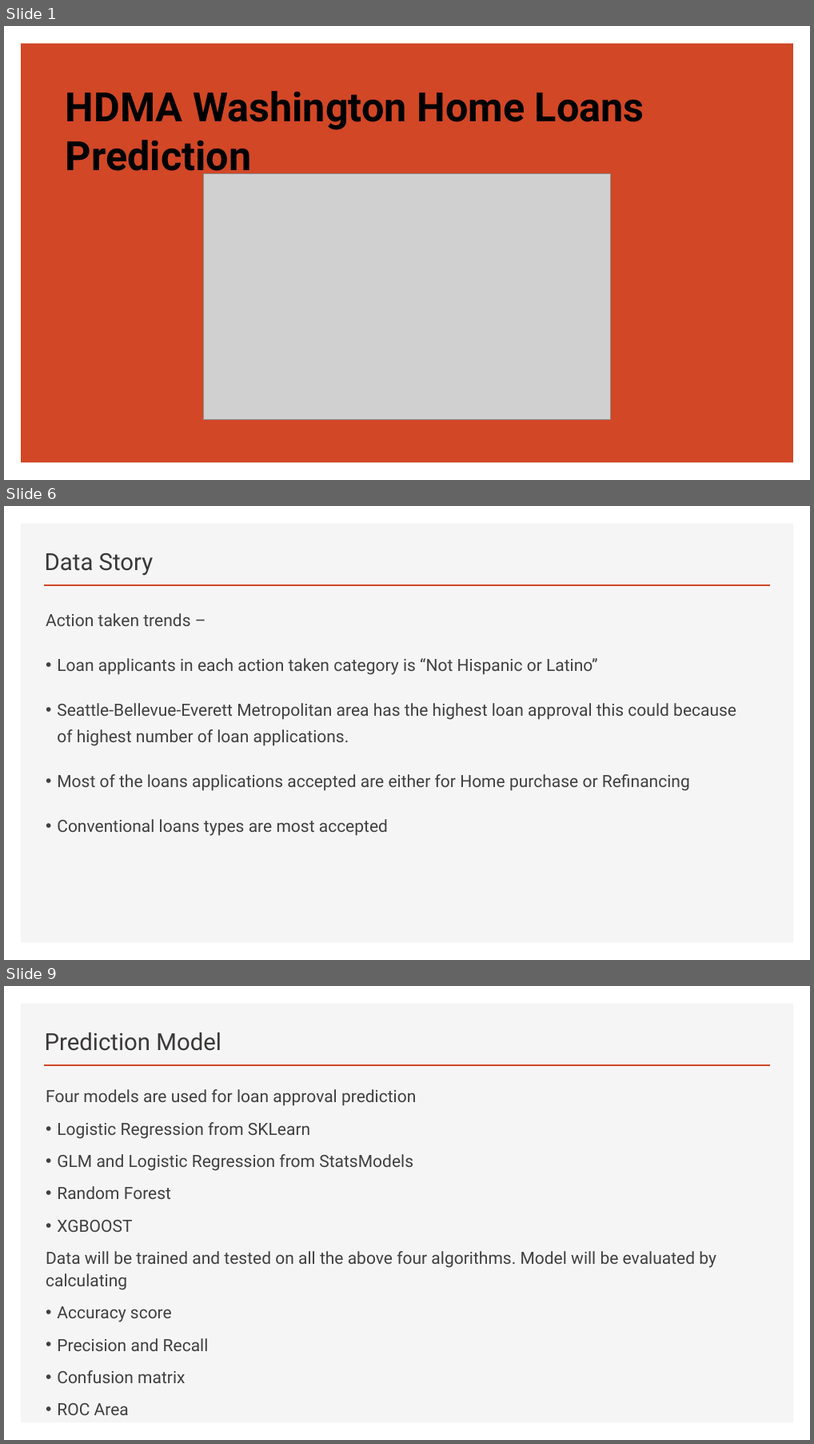
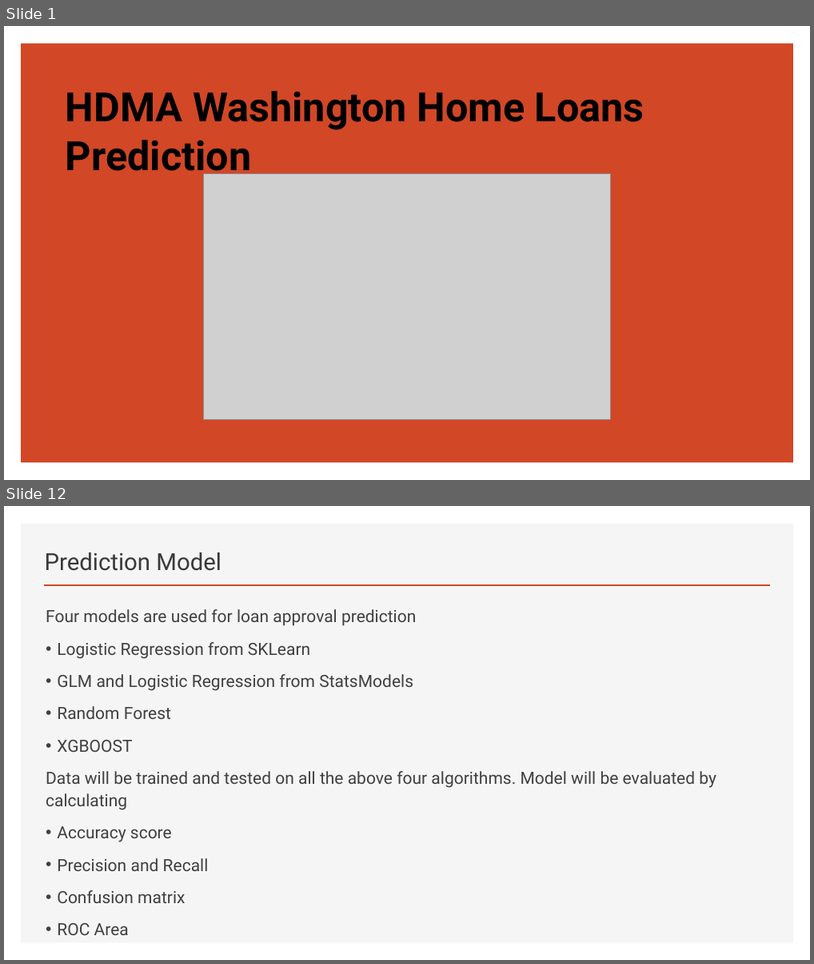
Before and after one commit to khmsha/Springboard, a slide deck: Capstone_Project1/HDMA Washington Home Loans Prediction.pptx. Shown one above the other, each under a label of ours: slides 1, 6 and 9 before the commit, slides 1 and 12 after it; the slides between them are not shown. The pictures are 814x1444 and 814x964 pixels, drawn with LibreOffice and Linux fonts; fonts in the diff are those of the drawing; grey boxes stand for pictures. Boxes give left, top, right and bottom in pixels: in the first picture for what was removed or moved away, otherwise in the second. Text is boxed around its words. In the diff, an @@ line names an element or a change of style, - is before the commit and + after.

```diff
--- a/Capstone_Project1/HDMA Washington Home Loans Prediction.pptx
+++ b/Capstone_Project1/HDMA Washington Home Loans Prediction.pptx
@@ slide 6 removed at (x1=4, y1=506, x2=810, y2=960), background #FFFFFF; not listed: 2 template elements that a slide beside it also shows @@
@@ title removed at (x1=45, y1=553, x2=154, y2=576) @@
-Data Story
@@ text removed at (x1=46, y1=613, x2=737, y2=836) @@
-Action taken trends –
-• Loan applicants in each action taken category is “Not Hispanic or Latino”
-• Seattle-Bellevue-Everett Metropolitan area has the highest loan approval this could because of highest number of loan applications.
-• Most of the loans applications accepted are either for Home purchase or Refinancing
-• Conventional loans types are most accepted
@@ what was slide 9 is now slide 12 @@
```
Also in this commit, not shown: 16 slides changed, 5 slides added, 1 other slide removed, 1 other file.
